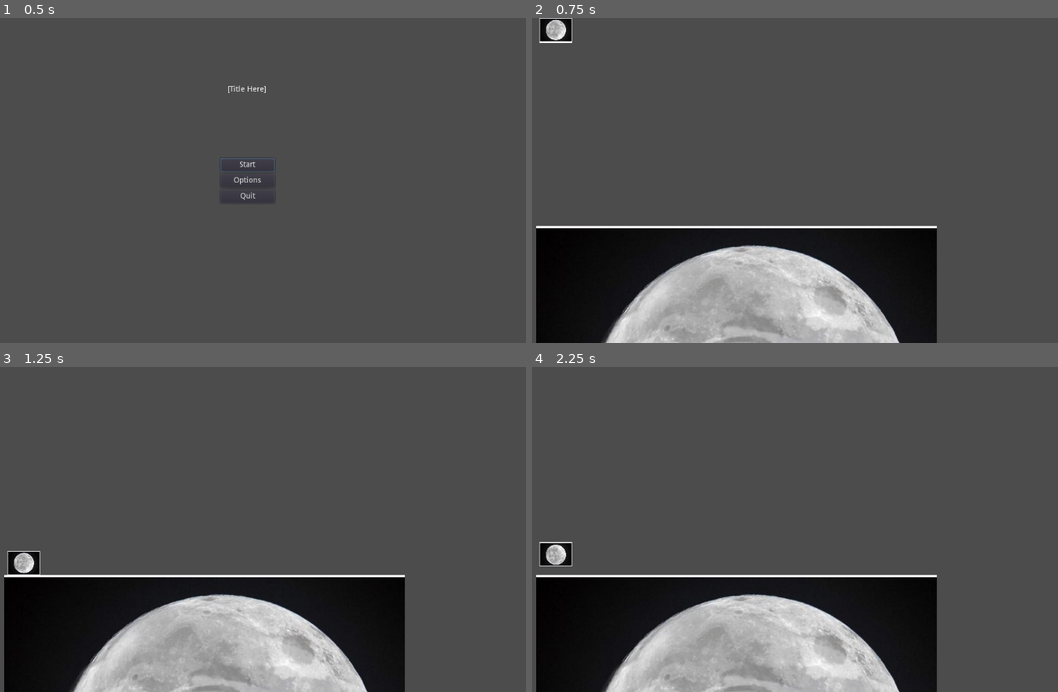
Above: before the commit, frames 1-4 (two rows, left to right).
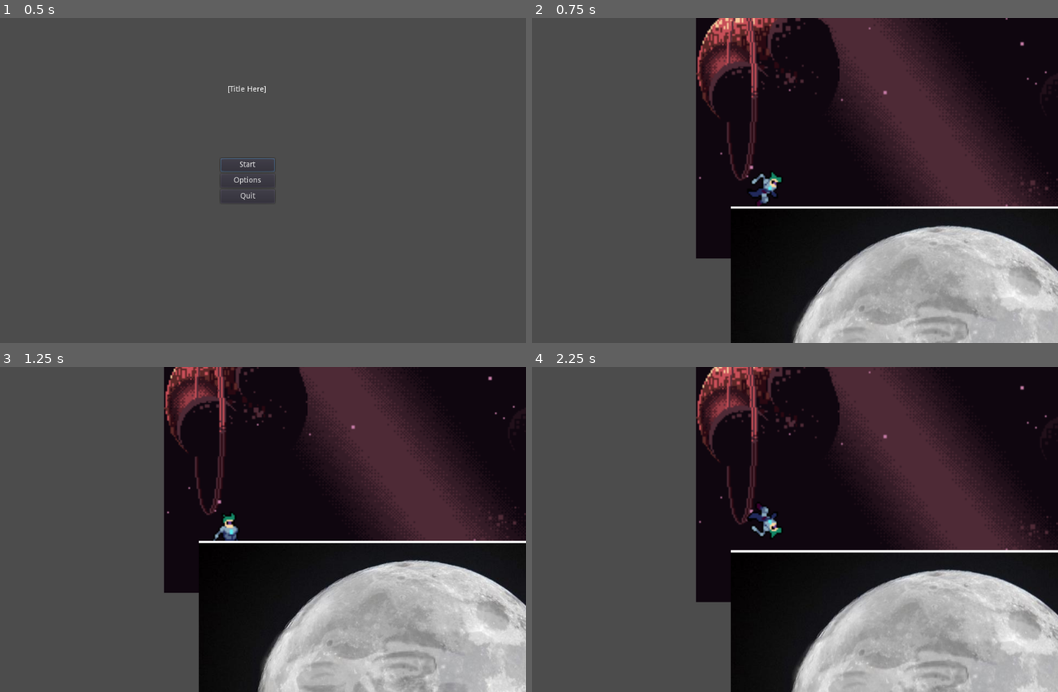
Above: after the commit, the same moments.

Repository: brothen/Final_Project
Game: Godot game, scene res://Start_Screen.tscn
Two runs of this game, one before a commit and one after it. Both use one fixed random seed, a clock stepped at 60 frames per second and the inputs below.
Inputs:
- Up to frame 1 (0.5 s): no input
- Up to frame 2 (0.75 s): click "Start" at 0.5 s
- Up to frame 3 (1.25 s): no input
- Up to frame 4 (2.25 s): hold W (jump) 1.28-2.03 s; hold D (right) from 1.28 s (still down); tap G (flip) at 2.1 s

Frame 1 is identical in both runs. In frame 2, 76% of the frame differs, in the area x 0-100%, y 0-100%; in frame 3, 76%; in frame 4, 76%.

Commit message:
update_final_project
added character animations, camera, parallax for level 1

Diff:
--- /dev/null
+++ b/Camera2D.gd
@@ -0,0 +1,6 @@
+extends Camera2D
+
+func _physics_process(_delta):
+	var player = get_node_or_null("/root/Game/Player")
+	if player != null:
+		position = player.position
--- a/Game.tscn
+++ b/Game.tscn
@@ -1,7 +1,13 @@
-[gd_scene load_steps=5 format=2]
+[gd_scene load_steps=11 format=2]
 
 [ext_resource path="res://Player/Player.tscn" type="PackedScene" id=1]
 [ext_resource path="res://Assets/Moon Devito Classic (1).jpg" type="Texture" id=2]
+[ext_resource path="res://Assets/space_background_pack/layers/parallax-space-backgound.png" type="Texture" id=3]
+[ext_resource path="res://Assets/space_background_pack/layers/parallax-space-stars.png" type="Texture" id=4]
+[ext_resource path="res://Assets/space_background_pack/layers/parallax-space-big-planet.png" type="Texture" id=5]
+[ext_resource path="res://Assets/space_background_pack/layers/parallax-space-far-planets.png" type="Texture" id=6]
+[ext_resource path="res://Assets/space_background_pack/layers/parallax-space-ring-planet.png" type="Texture" id=7]
+[ext_resource path="res://Camera2D.gd" type="Script" id=8]
 
 [sub_resource type="ConvexPolygonShape2D" id=1]
 points = PoolVector2Array( 737, 667, 0, 667, 0, 2, 737, 2 )
@@ -32,9 +38,50 @@
 [node name="Game" type="Node2D"]
 
 [node name="Player" parent="." instance=ExtResource( 1 )]
-position = Vector2( 100, 0 )
+position = Vector2( 154, 313 )
 
 [node name="TileMap" type="TileMap" parent="."]
 tile_set = SubResource( 2 )
 format = 1
 tile_data = PoolIntArray( 393217, 0, 0 )
+
+[node name="ParallaxBackground" type="ParallaxBackground" parent="."]
+
+[node name="ParallaxLayer" type="ParallaxLayer" parent="ParallaxBackground"]
+
+[node name="Sprite" type="Sprite" parent="ParallaxBackground/ParallaxLayer"]
+scale = Vector2( 3, 3 )
+texture = ExtResource( 3 )
+centered = false
+
+[node name="ParallaxLayer2" type="ParallaxLayer" parent="ParallaxBackground"]
+
+[node name="Sprite" type="Sprite" parent="ParallaxBackground/ParallaxLayer2"]
+scale = Vector2( 3, 3 )
+texture = ExtResource( 5 )
+centered = false
+
+[node name="ParallaxLayer3" type="ParallaxLayer" parent="ParallaxBackground"]
+
+[node name="Sprite" type="Sprite" parent="ParallaxBackground/ParallaxLayer3"]
+scale = Vector2( 3, 3 )
+texture = ExtResource( 6 )
+centered = false
+
+[node name="ParallaxLayer4" type="ParallaxLayer" parent="ParallaxBackground"]
+
+[node name="Sprite" type="Sprite" parent="ParallaxBackground/ParallaxLayer4"]
+scale = Vector2( 3, 3 )
+texture = ExtResource( 7 )
+centered = false
+
+[node name="ParallaxLayer5" type="ParallaxLayer" parent="ParallaxBackground"]
+
+[node name="Sprite" type="Sprite" parent="ParallaxBackground/ParallaxLayer5"]
+scale = Vector2( 3, 3 )
+texture = ExtResource( 4 )
+centered = false
+
+[node name="Camera2D" type="Camera2D" parent="."]
+current = true
+script = ExtResource( 8 )
--- a/Player/Player.tscn
+++ b/Player/Player.tscn
@@ -1,31 +1,130 @@
-[gd_scene load_steps=10 format=2]
+[gd_scene load_steps=33 format=2]
 
-[ext_resource path="res://Assets/Moon Devito Classic (1).jpg" type="Texture" id=1]
+[ext_resource path="res://Assets/3 Cyborg/Cyborg_run.png" type="Texture" id=1]
 [ext_resource path="res://Player/Player.gd" type="Script" id=2]
 [ext_resource path="res://Player/StateMachine.gd" type="Script" id=3]
 [ext_resource path="res://Player/Idle.gd" type="Script" id=4]
 [ext_resource path="res://Player/Moving.gd" type="Script" id=5]
 [ext_resource path="res://Player/Jumping.gd" type="Script" id=6]
 [ext_resource path="res://Player/Falling.gd" type="Script" id=7]
+[ext_resource path="res://Assets/3 Cyborg/Cyborg_idle.png" type="Texture" id=8]
+[ext_resource path="res://Assets/3 Cyborg/Cyborg_jump.png" type="Texture" id=9]
+[ext_resource path="res://Assets/3 Cyborg/Cyborg_doublejump.png" type="Texture" id=10]
+[ext_resource path="res://Player/Moving_and_Jumping.gd" type="Script" id=11]
 
-[sub_resource type="SpriteFrames" id=1]
+[sub_resource type="AtlasTexture" id=18]
+flags = 4
+atlas = ExtResource( 10 )
+region = Rect2( 0, 0, 48, 48 )
+
+[sub_resource type="AtlasTexture" id=19]
+flags = 4
+atlas = ExtResource( 10 )
+region = Rect2( 48, 0, 48, 48 )
+
+[sub_resource type="AtlasTexture" id=20]
+flags = 4
+atlas = ExtResource( 10 )
+region = Rect2( 96, 0, 48, 48 )
+
+[sub_resource type="AtlasTexture" id=21]
+flags = 4
+atlas = ExtResource( 10 )
+region = Rect2( 144, 0, 48, 48 )
+
+[sub_resource type="AtlasTexture" id=22]
+flags = 4
+atlas = ExtResource( 10 )
+region = Rect2( 192, 0, 48, 48 )
+
+[sub_resource type="AtlasTexture" id=3]
+flags = 4
+atlas = ExtResource( 8 )
+region = Rect2( 0, 0, 48, 48 )
+
+[sub_resource type="AtlasTexture" id=4]
+flags = 4
+atlas = ExtResource( 8 )
+region = Rect2( 48, 0, 48, 48 )
+
+[sub_resource type="AtlasTexture" id=5]
+flags = 4
+atlas = ExtResource( 8 )
+region = Rect2( 96, 0, 48, 48 )
+
+[sub_resource type="AtlasTexture" id=6]
+flags = 4
+atlas = ExtResource( 8 )
+region = Rect2( 144, 0, 48, 48 )
+
+[sub_resource type="AtlasTexture" id=7]
+flags = 4
+atlas = ExtResource( 9 )
+region = Rect2( 0, 0, 48, 48 )
+
+[sub_resource type="AtlasTexture" id=8]
+flags = 4
+atlas = ExtResource( 9 )
+region = Rect2( 48, 0, 48, 48 )
+
+[sub_resource type="AtlasTexture" id=9]
+flags = 4
+atlas = ExtResource( 9 )
+region = Rect2( 96, 0, 48, 48 )
+
+[sub_resource type="AtlasTexture" id=10]
+flags = 4
+atlas = ExtResource( 9 )
+region = Rect2( 144, 0, 48, 48 )
+
+[sub_resource type="AtlasTexture" id=11]
+flags = 4
+atlas = ExtResource( 1 )
+region = Rect2( 0, 0, 48, 48 )
+
+[sub_resource type="AtlasTexture" id=12]
+flags = 4
+atlas = ExtResource( 1 )
+region = Rect2( 48, 0, 48, 48 )
+
+[sub_resource type="AtlasTexture" id=13]
+flags = 4
+atlas = ExtResource( 1 )
+region = Rect2( 96, 0, 48, 48 )
+
+[sub_resource type="AtlasTexture" id=14]
+flags = 4
+atlas = ExtResource( 1 )
+region = Rect2( 144, 0, 48, 48 )
+
+[sub_resource type="AtlasTexture" id=15]
+flags = 4
+atlas = ExtResource( 1 )
+region = Rect2( 192, 0, 48, 48 )
+
+[sub_resource type="AtlasTexture" id=16]
+flags = 4
+atlas = ExtResource( 1 )
+region = Rect2( 240, 0, 48, 48 )
+
+[sub_resource type="SpriteFrames" id=17]
 animations = [ {
-"frames": [ ExtResource( 1 ) ],
+"frames": [ SubResource( 18 ), SubResource( 19 ), SubResource( 20 ), SubResource( 21 ), SubResource( 22 ) ],
 "loop": true,
 "name": "Falling",
 "speed": 5.0
 }, {
-"frames": [ ExtResource( 1 ) ],
+"frames": [ SubResource( 3 ), SubResource( 4 ), SubResource( 5 ), SubResource( 6 ) ],
 "loop": true,
 "name": "Idle",
 "speed": 5.0
 }, {
-"frames": [ ExtResource( 1 ) ],
+"frames": [ SubResource( 7 ), SubResource( 8 ), SubResource( 9 ), SubResource( 10 ) ],
 "loop": true,
 "name": "Jumping",
 "speed": 5.0
 }, {
-"frames": [ ExtResource( 1 ) ],
+"frames": [ SubResource( 11 ), SubResource( 12 ), SubResource( 13 ), SubResource( 14 ), SubResource( 15 ), SubResource( 16 ) ],
 "loop": true,
 "name": "Moving",
 "speed": 5.0
@@ -40,9 +139,8 @@
 
 [node name="AnimatedSprite" type="AnimatedSprite" parent="."]
 position = Vector2( 0, -2.98023e-08 )
-scale = Vector2( 0.0211588, 0.0211805 )
-frames = SubResource( 1 )
-animation = "Moving"
+frames = SubResource( 17 )
+animation = "Idle"
 
 [node name="CollisionShape2D" type="CollisionShape2D" parent="."]
 position = Vector2( 0, -2.38419e-07 )
@@ -62,3 +160,6 @@
 
 [node name="Falling" type="Node" parent="StateMachine"]
 script = ExtResource( 7 )
+
+[node name="Moving_and_Jumping" type="Node" parent="StateMachine"]
+script = ExtResource( 11 )
Binary file added: Assets/3 Cyborg/Cyborg_attack1.png
Not shown, added: Assets/3 Cyborg/Cyborg_attack1.png.import
Binary file added: Assets/3 Cyborg/Cyborg_attack2.png
Not shown, added: Assets/3 Cyborg/Cyborg_attack2.png.import
Binary file added: Assets/3 Cyborg/Cyborg_attack3.png
Not shown, added: Assets/3 Cyborg/Cyborg_attack3.png.import
Binary file added: Assets/3 Cyborg/Cyborg_climb.png
Not shown, added: Assets/3 Cyborg/Cyborg_climb.png.import
Binary file added: Assets/3 Cyborg/Cyborg_death.png
Not shown, added: Assets/3 Cyborg/Cyborg_death.png.import
Binary file added: Assets/3 Cyborg/Cyborg_doublejump.png
Not shown, added: Assets/3 Cyborg/Cyborg_doublejump.png.import
(and 25 more such lines)
